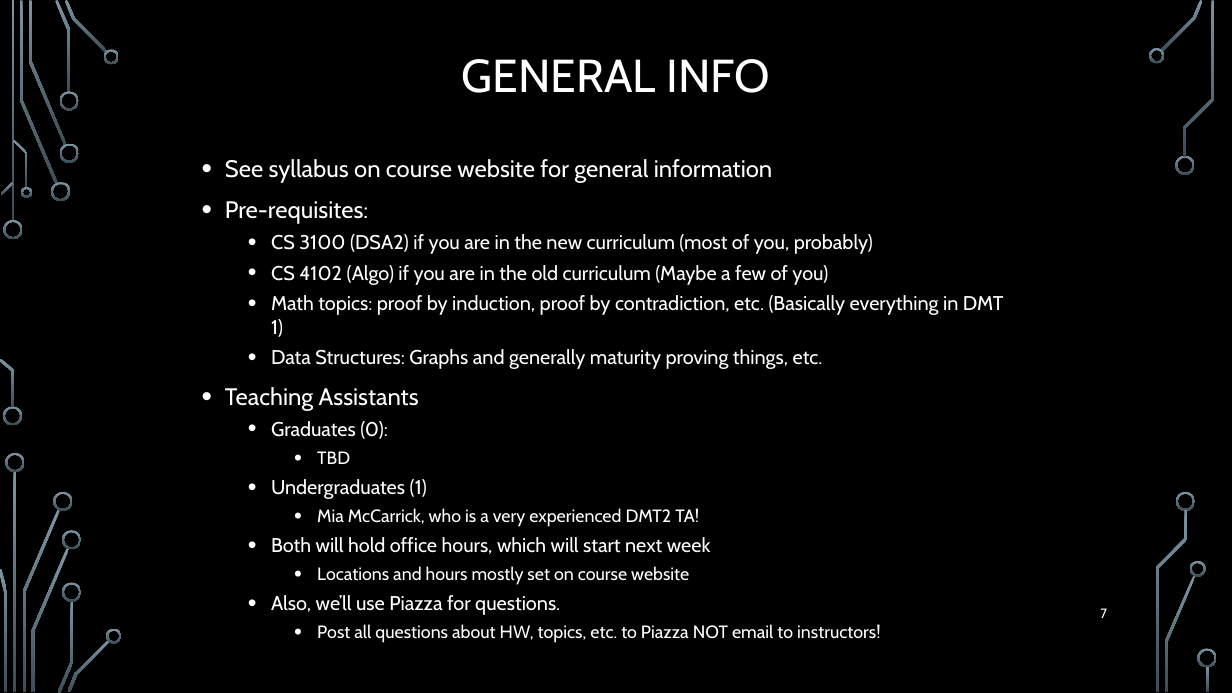
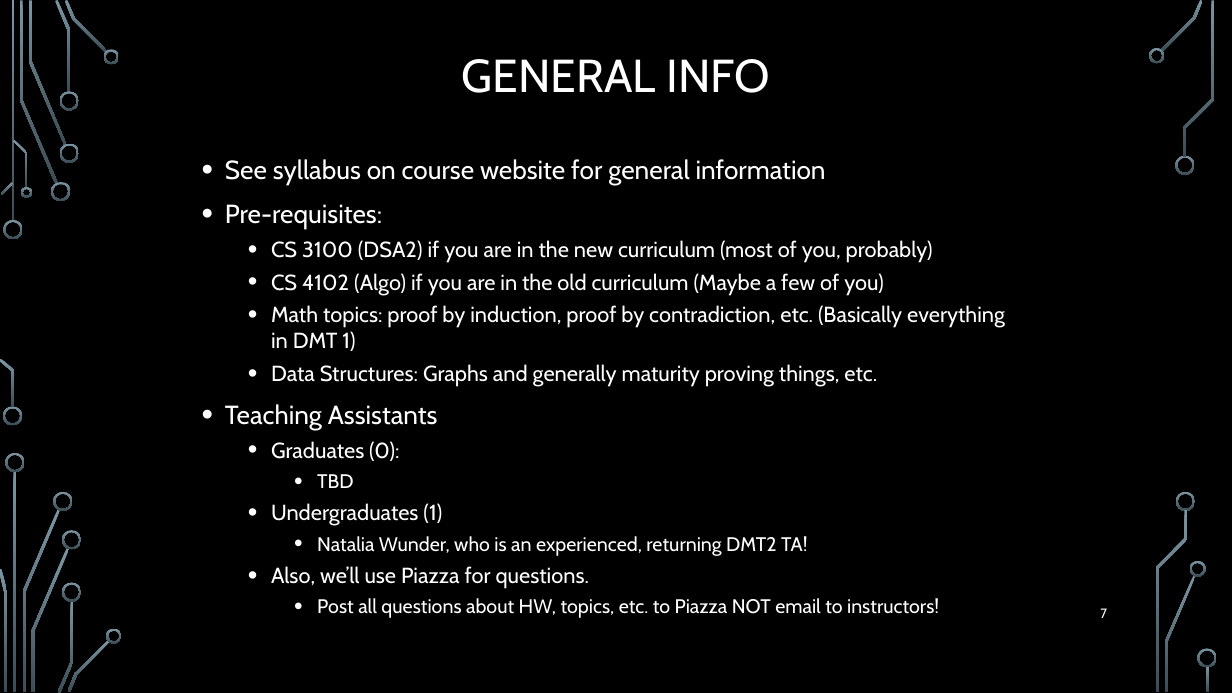
Before and after one commit to markfloryan/dmt2, a slide deck: slide 7 of slides/00-CourseIntroduction_summer.pptx. Drawn at 1232x693 pixels with LibreOffice and Linux fonts; fonts in the diff are those of the drawing; background and template pictures are left out. Boxes give left, top, right and bottom in pixels: in the first picture for what was removed or moved away, otherwise in the second. Text is boxed around its words. In the diff, an @@ line names an element or a change of style, - is before the commit and + after.

Commit message:
more summer course polish

```diff
--- a/slides/00-CourseIntroduction_summer.pptx
+++ b/slides/00-CourseIntroduction_summer.pptx
@@ text at (x1=225, y1=159, x2=1005, y2=618): size 18.6 to 20.4 pt in "See syllabus on course website for general ...", "Pre-requisites:", "Teaching Assistants"; size 15.5 to 17 pt in "CS 3100 (DSA2) if you are in ...", "CS 4102 (Algo) if you are in ...", "Math topics: proof by induction, proof by ...", "Data Structures: Graphs and generally maturity proving ..." and 3 more places; size 13.9 to 15.3 pt in "TBD", "Post all questions about HW, topics, etc. ..." @@
@@ text at (x1=317, y1=536, x2=807, y2=556): text changed; size 13.9 to 15.3 pt @@
-    • Mia McCarrick, who is a very experienced DMT2 TA!
-  • Both will hold office hours, which will start next week
-    • Locations and hours mostly set on course website
+    • Natalia Wunder, who is an experienced, returning DMT2 TA!
```
Also in this commit, not shown: 1 other slide changed, 14 other files.
